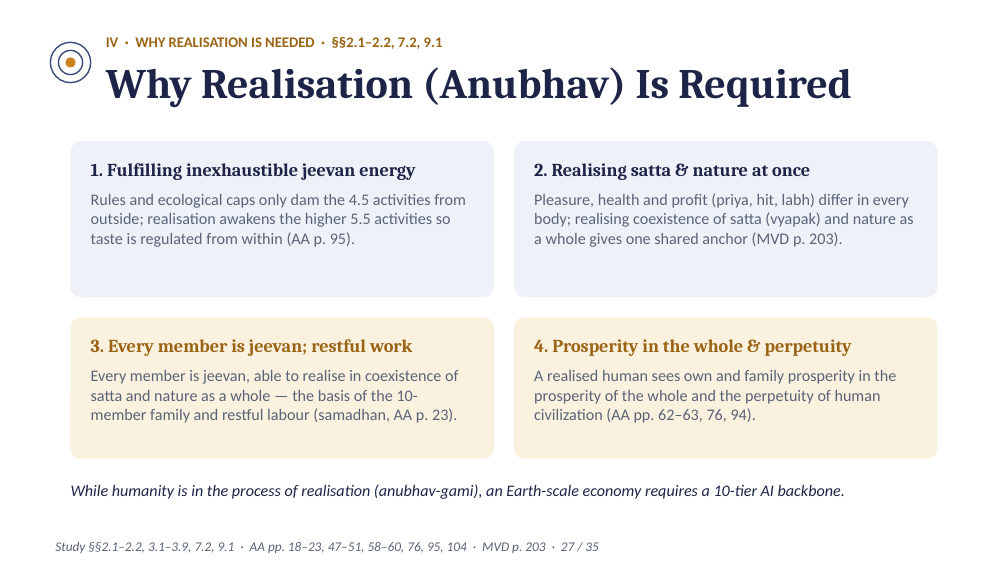
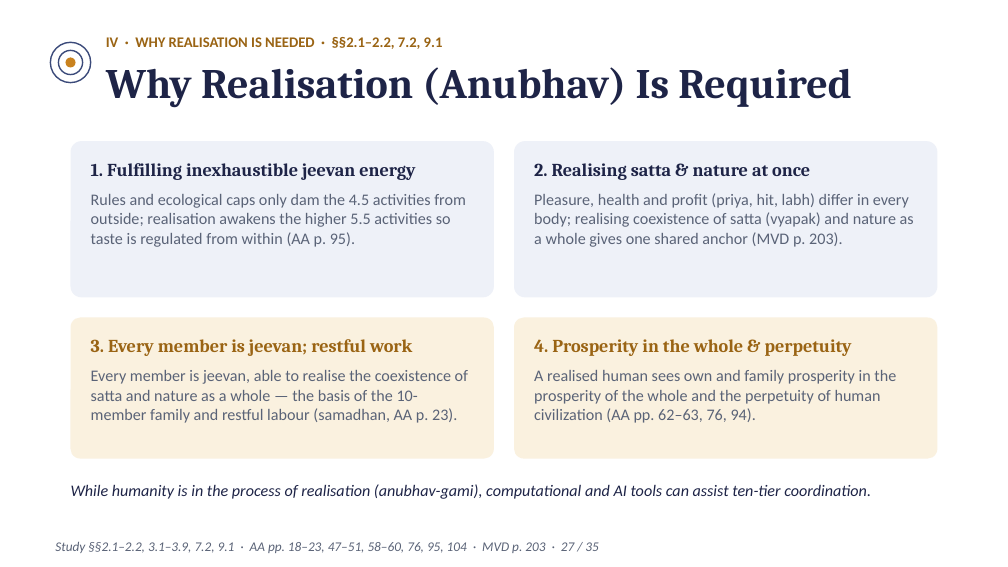
Before and after one commit to raghavamohan/AnalyticMadhyasthDarshan, a slide deck: slide 27 of Studies/Prosperity-Economics-And-Right-Use/Prosperity-Economics-And-Right-Use-Madhyasth-Darshan.pptx. Drawn at 1008x567 pixels with LibreOffice and Linux fonts; fonts in the diff are those of the drawing. Boxes give left, top, right and bottom in pixels: in the first picture for what was removed or moved away, otherwise in the second. Text is boxed around its words. In the diff, an @@ line names an element or a change of style, - is before the commit and + after.

```diff
--- a/Studies/Prosperity-Economics-And-Right-Use/Prosperity-Economics-And-Right-Use-Madhyasth-Darshan.pptx
+++ b/Studies/Prosperity-Economics-And-Right-Use/Prosperity-Economics-And-Right-Use-Madhyasth-Darshan.pptx
@@ text at bbox=[91, 370, 468, 423]: text changed @@
-Every member is jeevan, able to realise in coexistence of satta and nature as a whole — the basis of the 10-member family and restful labour (samadhan, AA p. 23).
+Every member is jeevan, able to realise the coexistence of satta and nature as a whole — the basis of the 10-member family and restful labour (samadhan, AA p. 23).
@@ text at bbox=[71, 484, 871, 499]: text changed @@
-While humanity is in the process of realisation (anubhav-gami), an Earth-scale economy requires a 10-tier AI backbone.
+While humanity is in the process of realisation (anubhav-gami), computational and AI tools can assist ten-tier coordination.
```
Also in this commit, not shown: 15 other slides changed, 15 other files.
